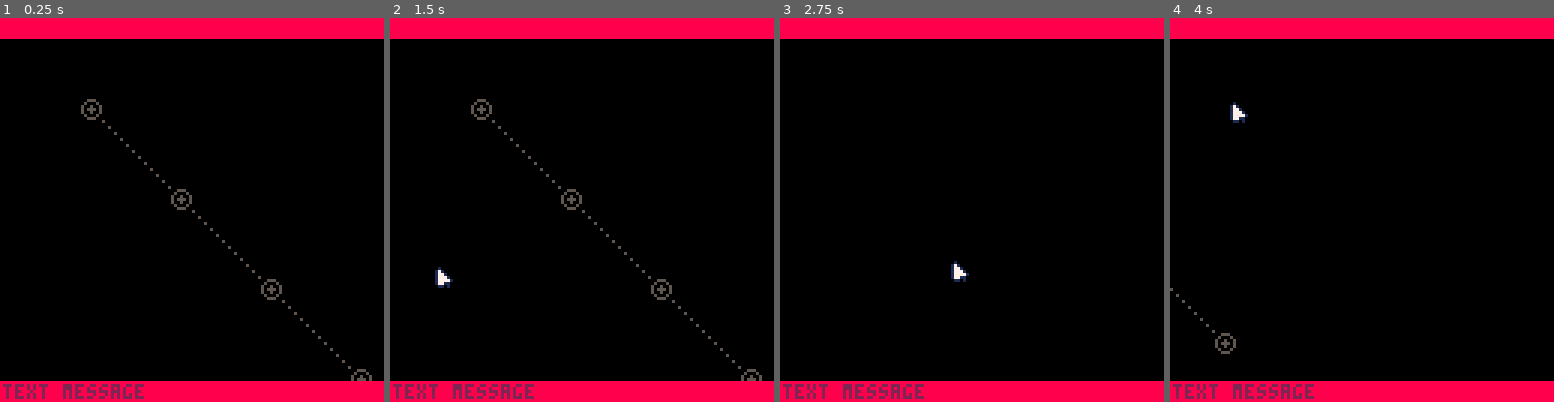
Above: before the commit, frames 1-4 (left to right).
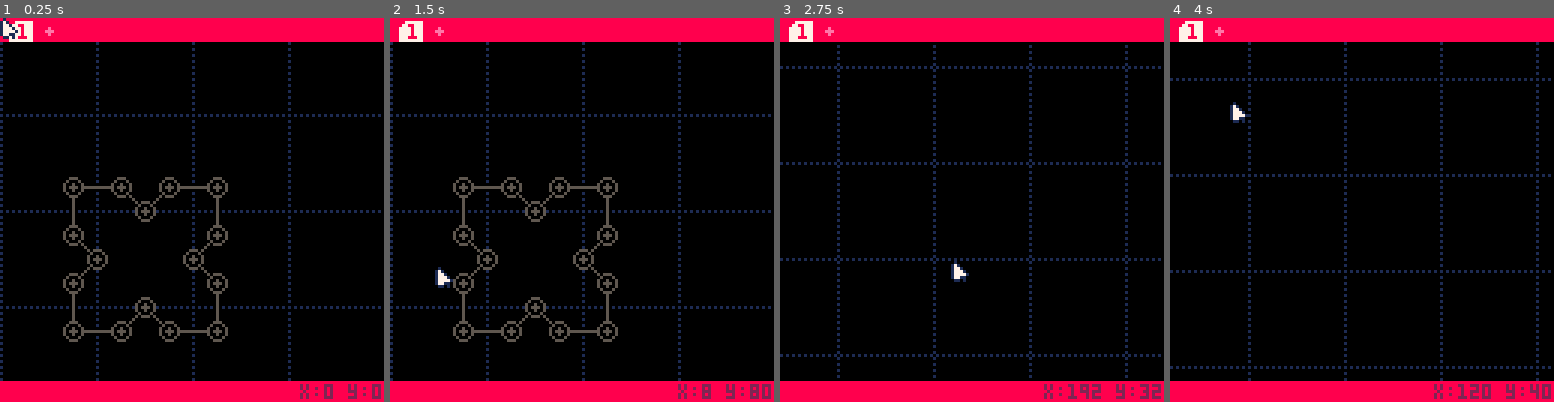
Above: after the commit, the same moments.

Repository: LouieChapm/Super3dPinball
Game: PICO-8 cartridge pinball_editor.p8
The game is run twice, just before and just after one commit, with the same random seed, the same clock (stepped at 60 frames per second) and the same inputs.
Inputs (mouse positions are in pixels of both pictures, inside the frame that each line leads up to):
- Up to frame 1 (0.25 s): no input
- Up to frame 2 (1.5 s): click (670, 121) at 0.67 s; click (436, 267) at 1.22 s
- Up to frame 3 (2.75 s): hold Right 1.6-2.1 s; click (887, 114) at 1.77 s; hold Up 2.15-2.42 s; click (952, 259) at 2.32 s; hold Right from 2.47 s (still down)
- Up to frame 4 (4 s): click (1404, 106) at 2.87 s; release Right at 3.03 s; hold Left 3.08-3.58 s; click (1465, 256) at 3.42 s; hold Down 3.63-3.97 s; click (1231, 102) at 3.97 s

The runs differ from the first frame. In frame 1, 7.6% of the frame differs, in the area x 0-100%, y 0-100%; in frame 2, 7.6%; in frame 3, 5.1%; in frame 4, 5.2%.

Commit message:
pre-polygon-stable

Diff:
--- a/pinball_editor.p8
+++ b/pinball_editor.p8
@@ -2,31 +2,48 @@
 version 41
 __lua__
 
-DEBUG = "text message"
-
-#include inf_walls.txt
+DEBUG = ""
+DEBUGTIME = 90
+
+SELECTION_INFO = "none"
+CURSORXYSTRING = ""
+
+cursor_selection = nil
+
+drag_update_x, drag_update_y=0,0
+
+show_points = true
+
+#include inf_polygons.txt
 
 function _init()
 	t=0
 
+	cartdata("super_pinball_editor_v1")
+
+	menuitem(1, "export data", function() export_data() end)
+
 	poke(0x5F2D, 1)
 	MOUSE_X,MOUSE_Y,MOUSE_CLICK,MOUSE_HOLD=64,64,false,false
-
-	init_polygon(DATA_walls)
-
-	CAMERA_X,CAMERA_Y=0,0
+	mouseX_raw, mouseY_raw = 0,0
+
+	init_polygon(poly_library)
+
+	CAMERA_X,CAMERA_Y=dget(0) or 0,dget(1) or 0
+	CURSOR_IN_UI = false
+
+	NEW_POINT_PREVIEW = {}
 end
 
 function init_polygon(poly_data)
-	WALLS={}
+	POLYGONS ={{}}
+
 	POINTS={}
 
 	local data = split(poly_data)
 	for i=1,#data-1,2 do
 
 		local point = add(POINTS,new_point(data[i],data[i+1]))
-		point.hover = false
-		point.is_dragging = false
 
 		-- create a weird linked list
 		point.prev = POINTS[i\2] or nil
@@ -51,7 +68,16 @@
 end
 
 function new_point(_x, _y)
-	return {x=_x, y=_y}
+	local point = {x=_x, y=_y}
+	point.hover = false
+	point.is_dragging = false
+	point.line_hover = false
+
+	-- create a weird linked list
+	point.prev = nil
+	point.next = nil
+
+	return point
 end
 
 
@@ -60,13 +86,87 @@
 --update
 
 function _update60()
+	mouseX_raw,mouseY_raw=stat(32),stat(33)
+
+	CURSOR_IN_UI = mouseY_raw < 8 or mouseY_raw > 120
+
 	t+=1
-
+	if(DEBUGTIME>0)DEBUGTIME-=1
+	if(DEBUGTIME==0)DEBUG=""
+
+	cursor_selection=nil
+	SELECTION_INFO = ""
+	CURSORXYSTRING = "x:" .. (MOUSE_X - MOUSE_X%SNAP) .. " y:" .. (MOUSE_Y - MOUSE_Y%SNAP)
+
+	update_keyboard()
+	if(keyboard_tab)show_points = not show_points
 	update_camera()
 	update_cursor()
 
 	foreach(POINTS, update_point)
 
+	-- check to see if the cursor is hovering over an edge
+	NEW_POINT_PREVIEW = nil
+	if not cursor_selection then
+		local curs = new_point(MOUSE_X, MOUSE_Y)
+		local closest_collision,collided_obj,collision_info = 999,nil,{}
+		for i=1,#POINTS do
+			local p1,p2 = POINTS[i],POINTS[i].next
+			local col,info=edge_collision(p1,p2,curs)
+			if col and info[4]<closest_collision then
+				closest_collision = info[4]
+				collided_obj = p1
+				collision_info = info
+			end
+		end
+
+		if collided_obj then
+			collided_obj.line_hover = true
+
+			local dist_on_line = collision_info[3]
+			if dist_on_line>.15 and dist_on_line<.85 then
+				NEW_POINT_PREVIEW = new_point(collision_info[1], collision_info[2])
+				NEW_POINT_PREVIEW.data = collision_info
+
+				NEW_POINT_PREVIEW.prev = collided_obj
+				NEW_POINT_PREVIEW.next = collided_obj.next
+
+				SELECTION_INFO = "split line"
+			end
+		end
+	end
+
+	-- delete selection on right click
+	if cursor_selection and MOUSE_RIGHT_RELEASE and drag_update_x==0 and drag_update_y==0 then
+		cursor_selection.prev.next = cursor_selection.next
+		cursor_selection.next.prev = cursor_selection.prev
+
+		del(POINTS,cursor_selection)
+	end
+
+	-- add new point on left click
+	if NEW_POINT_PREVIEW and MOUSE_CLICK then
+		local new_point = add(POINTS,new_point(NEW_POINT_PREVIEW.x, NEW_POINT_PREVIEW.y))
+
+		NEW_POINT_PREVIEW.prev.next = new_point
+		NEW_POINT_PREVIEW.next.prev = new_point
+
+		new_point.prev = NEW_POINT_PREVIEW.prev
+		new_point.next = NEW_POINT_PREVIEW.next
+
+		new_point.is_dragging = true
+	end
+end
+
+function update_keyboard()
+	debug(stat(31))
+
+	local p = stat(30) and stat(31)
+
+	keyboard_tab = false
+
+
+	if(p=="\t")keyboard_tab=true
 end
 
 function update_camera()
@@ -88,7 +188,7 @@
 function update_cursor()
 	local old_x, old_y = MOUSE_X, MOUSE_Y
 
-	MOUSE_X,MOUSE_Y=stat(32)+CAMERA_X,stat(33)+CAMERA_Y
+	MOUSE_X,MOUSE_Y=mouseX_raw+CAMERA_X,mouseY_raw+CAMERA_Y
 
 	local stat34 = stat(34)
 
@@ -96,17 +196,18 @@
 	MOUSE_HOLD=stat34%2==1
 
 	MOUSE_RIGHT_CLICK = MOUSE_RIGHT==false and stat34&2==2
+	MOUSE_RIGHT_RELEASE = MOUSE_RIGHT and stat34&2!=2
 	MOUSE_RIGHT=stat34&2==2
 
 	if MOUSE_RIGHT_CLICK then
 		CAMERA_DRAGGING = true
 
 		cam_origin_x, cam_origin_y = CAMERA_X, CAMERA_Y
-		drag_origin_x,drag_origin_y = stat(32), stat(33)
+		drag_origin_x,drag_origin_y = mouseX_raw, mouseY_raw
 	end
 
 	if CAMERA_DRAGGING then
-		drag_update_x, drag_update_y = drag_origin_x - stat(32), drag_origin_y - stat(33)
+		drag_update_x, drag_update_y = drag_origin_x - mouseX_raw, drag_origin_y - mouseY_raw
 	end
 
 	if CAMERA_DRAGGING and not MOUSE_RIGHT then
@@ -117,9 +218,15 @@
 SNAP = 8
 function update_point(_point)
 	_point.hover = false
-
-	if calc_dist2(_point.x, _point.y, MOUSE_X, MOUSE_Y)<10 then
+	_point.line_hover = false
+
+	-- todo eventually calculate which circle is nearer !
+	-- and only activate that one
+	if cursor_selection==nil and not CURSOR_IN_UI and calc_dist2(_point.x, _point.y, MOUSE_X, MOUSE_Y)<8 then
 		_point.hover = true
+
+		cursor_selection = _point
+		SELECTION_INFO = "move point"
 	end
 
 	if _point.hover and MOUSE_CLICK then
@@ -144,21 +251,39 @@
 -- draw
 function _draw()
 	cls(0)
-	-- draw_checkerboard()
-
-	draw_walls()
-	foreach(POINTS,draw_iPoint)
+	draw_checkerboard(1)
+
+	foreach(POINTS,draw_iPointLine)
+	if(show_points)foreach(POINTS,draw_iPoint)
+
+	if NEW_POINT_PREVIEW!=nil then
+		circ(NEW_POINT_PREVIEW.x, NEW_POINT_PREVIEW.y, 2, 7)
+	end
+
+
+	-- top ui
+	rectfill(CAMERA_X, CAMERA_Y, CAMERA_X+128, CAMERA_Y+7, 8)
+	local selected = 1
+	for i=1, #POLYGONS do
+		local _x,_y=CAMERA_X+3 + (i-1)*9, CAMERA_Y
+		if(selected == i)pal(14,7)
+		spr(2, _x, _y)
+		if(selected == i)pal(14,14)
+		print(i, _x+3, _y+2, 8)
+	end
+	spr(3,CAMERA_X+3 + (#POLYGONS)*9, CAMERA_Y)
+
+	-- bottom ui
+	rectfill(CAMERA_X, CAMERA_Y+121, CAMERA_X+128, CAMERA_Y+128, 8)
+	print(DEBUGTIME>0 and DEBUG or SELECTION_INFO, CAMERA_X+1, CAMERA_Y+122, 2)
+	print(CURSORXYSTRING, CAMERA_X+128 - #CURSORXYSTRING*4, CAMERA_Y+122, 2)
+
 
 	spr(1,MOUSE_X,MOUSE_Y)
-
-
-	rectfill(CAMERA_X, CAMERA_Y, CAMERA_X+128, CAMERA_Y+6, 8)
-
-	rectfill(CAMERA_X, CAMERA_Y+121, CAMERA_X+128, CAMERA_Y+128, 8)
-	print(DEBUG, CAMERA_X + 1, CAMERA_Y + 122, 2)
-end
-
-function draw_checkerboard()
+end
+
+function draw_checkerboard(_col)
+	--[[
 	local width = 32
 	for x=-2,128/width,1 do
 		for y=-2,128/width,1 do
@@ -166,36 +291,89 @@
 			if((x+CAMERA_X\width+y+CAMERA_Y\width)%2==0)rectfill(_x,_y,_x+width-1,_y+width-1,6)
 		end
 	end
-end
-
-function draw_walls()
-	for i=1,#WALLS do
-		local _wall=WALLS[i]
-
-		local a,b = _wall.a, _wall.b
-		local cx,cy = lerp(a.x,b.x,.5),lerp(a.y,b.y,.5)	-- get centre of line
-
-		line(cx,cy,cx+_wall.dirX*5,cy+_wall.dirY*5,13)
-
-		line(a.x,a.y,b.x,b.y, 5) -- the actual line segment
-	end
+	]]--
+
+	fillp(▒)
+	local width = 32
+	for x=-2,128/width,1 do
+		for y=-2,128/width,1 do
+			local _x,_y = CAMERA_X + x*width - CAMERA_X%width, CAMERA_Y + y*width - CAMERA_Y%width
+			if (x+CAMERA_X\width+y+CAMERA_Y\width)%2==0 then
+				rect(_x,_y,_x+width,_y+width,_col)
+			end
+		end
+	end
+	fillp()
+
+	circfill(0,0,2,0)
+	circ(0,0,2,_col)
 end
 
 function draw_iPoint(_point)
-	local col=_point.hover and 13 or 5
-
+	local col=_point.hover and 7 or 5
+
+	if(_point.line_hover or _point.prev.line_hover)col = 13
+
+	circfill(_point.x,_point.y, 3,0)
 	circ(_point.x, _point.y, 3, col)
 	circfill(_point.x, _point.y, 1, col)
+end
+
+function draw_iPointLine(_point)
+	local line_col = _point.line_hover and 13 or 5
+
+	if _point.hover or _point.next.hover then
+		line_col = 13
+	end
 
 	if _point.next then
-		if t\15%2==0 then
-			fillp(▥)
-		else
-			fillp(▤)
-		end
-		line(_point.x, _point.y, _point.next.x, _point.next.y, 5)
-		fillp()
-	end
+		line(_point.x, _point.y, _point.next.x, _point.next.y, line_col)
+	end
+end
+
+-->8
+-- physics
+
+-- returns true if collision between ball and edge
+CURSOR_RADIUS = 5
+function edge_collision(a, b, ball)
+
+	if(CURSOR_IN_UI)return false
+
+	local AC={}
+	AC.x,AC.y=convert_points_to_vector(a,ball)
+
+	-- direction of edge
+	local dirX, dirY, length = get_direction_of_vector(convert_points_to_vector(a,b)) 		-- evnetually pre-calculate , direction and length of edge
+
+	-- calculate if it's WAY out before even bothering with the rest
+	local AC_dist_along_AB = dirX*AC.x + dirY * AC.y
+	if(AC_dist_along_AB > length+CURSOR_RADIUS or AC_dist_along_AB<-CURSOR_RADIUS)return false
+
+	local dist = mid(0,AC_dist_along_AB,length)					-- distance of AC along vector AB normalised to AB length
+
+	local projX, projY = dirX * dist , dirY * dist				-- scaled direction vector to distance along AB length
+	local closeX, closeY = a.x + projX , a.y + projY			-- x/y position of point closest to ball along AB
+
+	local col_dist = calc_dist2(closeX, closeY, ball.x, ball.y)
+
+	--[[
+	local pointX, pointY = ball.x - closeX , ball.y - closeY
+	local length2 = pointX*pointX + pointY*pointY				-- distance between closest point on AB and ball/circ
+	]]--
+
+	-- DEBUG = length2
+
+	-- did_collide , { nearest point on lineX, Y, number show how far along the obj the collision was }
+	return col_dist < CURSOR_RADIUS, {closeX, closeY, dist/length, col_dist}
+end
+
+-->8
+-- debug
+
+function debug(_msg, _time)
+	DEBUG = tostr(_msg)
+	DEBUGTIME = _time or 90
 end
 
 
@@ -203,13 +381,34 @@
 -- data handing
 function export_data()
 
-end
+	dset(0,CAMERA_X)
+	dset(1,CAMERA_Y)
+
+
+	local out = "poly_library=[["
+
+	local steps = 0
+	local point = POINTS[1]
+	while steps < #POINTS do
+		out..= point.x .. "," .. point.y ..","
+
+		steps += 1
+		point = point.next
+	end
+
+	out = sub(out,1,-2) .. "]]"
+
+	printh(out, "inf_polygons.txt", true)
+end
+
+
 
 __gfx__
 00000000010000000000000000000000000000000000000000000000000000000000000000000000000000000000000000000000000000000000000000000000
-00000000171000000000000000000000000000000000000000000000000000000000000000000000000000000000000000000000000000000000000000000000
-00700700177100000000000000000000000000000000000000000000000000000000000000000000000000000000000000000000000000000000000000000000
-00077000177710000000000000000000000000000000000000000000000000000000000000000000000000000000000000000000000000000000000000000000
-00077000177771000000000000000000000000000000000000000000000000000000000000000000000000000000000000000000000000000000000000000000
-00700700177110000000000000000000000000000000000000000000000000000000000000000000000000000000000000000000000000000000000000000000
-00000000011010000000000000000000000000000000000000000000000000000000000000000000000000000000000000000000000000000000000000000000
+000000001710000000eeeeee00000000000000000000000000000000000000000000000000000000000000000000000000000000000000000000000000000000
+00700700177100000eeeeeee00000000000000000000000000000000000000000000000000000000000000000000000000000000000000000000000000000000
+0007700017771000eeeeeeee0000e000000000000000000000000000000000000000000000000000000000000000000000000000000000000000000000000000
+0007700017777100eeeeeeee000eee00000000000000000000000000000000000000000000000000000000000000000000000000000000000000000000000000
+0070070017711000eeeeeeee0000e000000000000000000000000000000000000000000000000000000000000000000000000000000000000000000000000000
+0000000001101000eeeeeeee00000000000000000000000000000000000000000000000000000000000000000000000000000000000000000000000000000000
+0000000000000000eeeeeeee00000000000000000000000000000000000000000000000000000000000000000000000000000000000000000000000000000000
--- a/super_3d_pinball.p8
+++ b/super_3d_pinball.p8
@@ -11,7 +11,7 @@
 FLIPPER_SPEED = .2
 
 PHYSICS_SPEED = 1
-PHYSICS_STEPS = 16
+PHYSICS_STEPS = 8
 
 STOP_SIM = false
 BALL_RADIUS = 4.5
Not shown, added: inf_polygons.txt
Not shown, removed: inf_walls.txt
